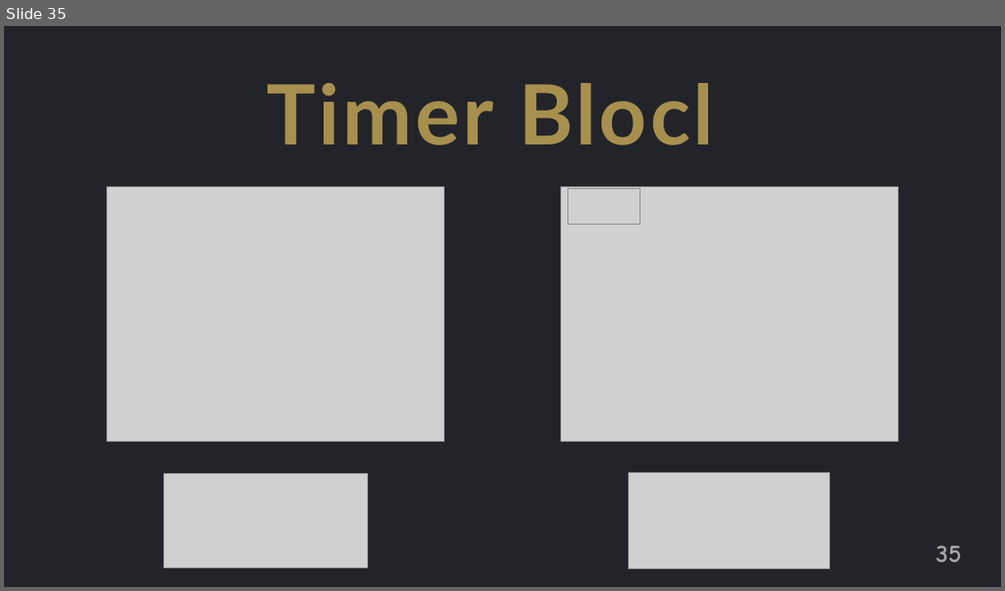
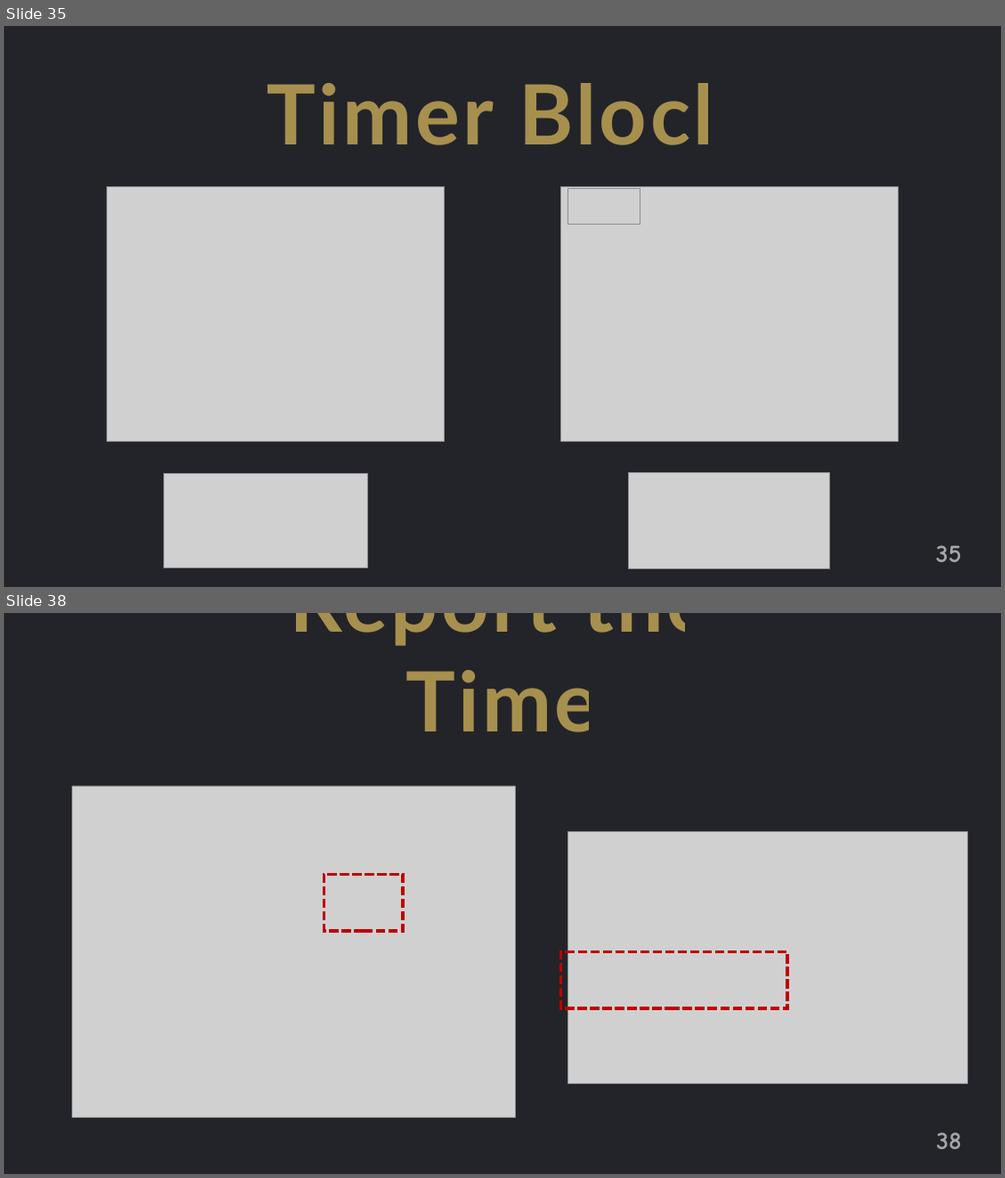
Before and after one commit to jguo108/My-Programming-Courses, a slide deck: Scratch for Newbies/Level1/Lesson 5 - Find the Bug/Notes/Notes.pptx. Shown one above the other, each under a label of ours: slide 35 before the commit, slides 35 and 38 after it; the slides between them are not shown. The pictures are 1005x591 and 1005x1178 pixels, drawn with LibreOffice and Linux fonts; fonts in the diff are those of the drawing; grey boxes stand for pictures. Boxes give left, top, right and bottom in pixels: in the first picture for what was removed or moved away, otherwise in the second. Text is boxed around its words. In the diff, an @@ line names an element or a change of style, - is before the commit and + after.

```diff
--- a/Scratch for Newbies/Level1/Lesson 5 - Find the Bug/Notes/Notes.pptx
+++ b/Scratch for Newbies/Level1/Lesson 5 - Find the Bug/Notes/Notes.pptx
@@ slide 38 added at (4, 613, 1001, 1174), background #FFFFFF @@
@@ rectangle added at (4, 613, 1001, 1174), fill #23242A @@
@@ text added at (290, 613, 712, 732), 80 pt, text #FFD966 at 60% opacity, bold @@
+Report the Time
@@ picture added at (73, 786, 516, 1117) @@
@@ picture added at (568, 831, 968, 1083) @@
@@ rectangle added at (324, 874, 403, 931), outline #C00000 3 pt dashed @@
@@ rectangle added at (561, 952, 788, 1008), outline #C00000 3 pt dashed @@
@@ page number added at (936, 1132, 961, 1149), 24 pt, text #A6A6A6, bold @@
+38
```
Also in this commit, not shown: 1 slide changed, 2 other slides added, 5 other files.
